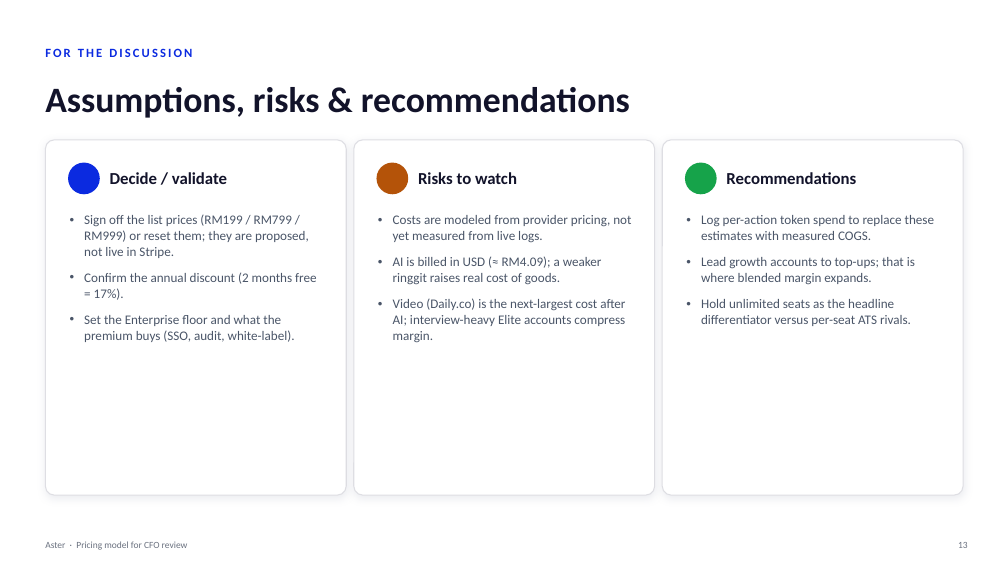
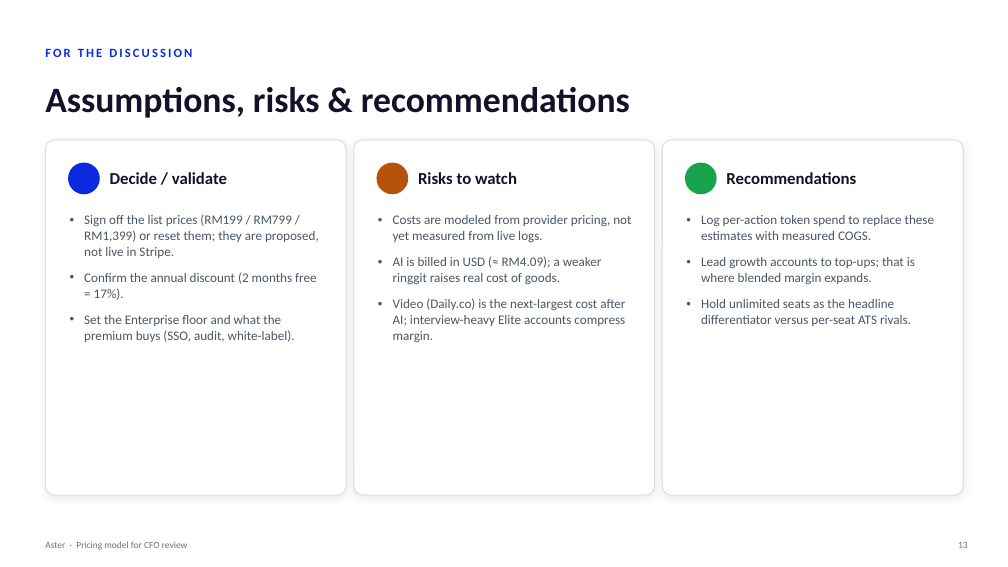
Before and after one commit to shahramly83/aster, a slide deck: slide 13 of docs/aster-pricing-cfo.pptx. Drawn at 1008x567 pixels with LibreOffice and Linux fonts; fonts in the diff are those of the drawing. Boxes give left, top, right and bottom in pixels: in the first picture for what was removed or moved away, otherwise in the second. Text is boxed around its words. In the diff, an @@ line names an element or a change of style, - is before the commit and + after.

```diff
--- a/docs/aster-pricing-cfo.pptx
+++ b/docs/aster-pricing-cfo.pptx
@@ text at [84,215,319,258]: text changed @@
-• Sign off the list prices (RM199 / RM799 / RM999) or reset them; they are proposed, not live in Stripe.
+• Sign off the list prices (RM199 / RM799 / RM1,399) or reset them; they are proposed, not live in Stripe.
```
Also in this commit, not shown: 5 other slides changed.
